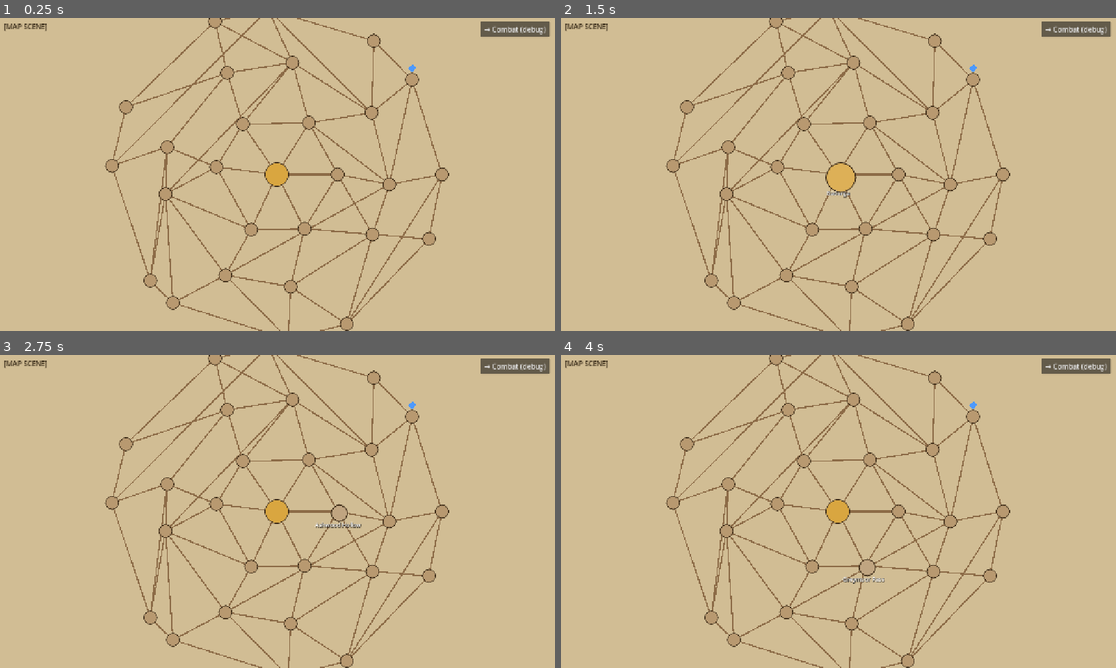
Above: before the commit, frames 1-4 (two rows, left to right).
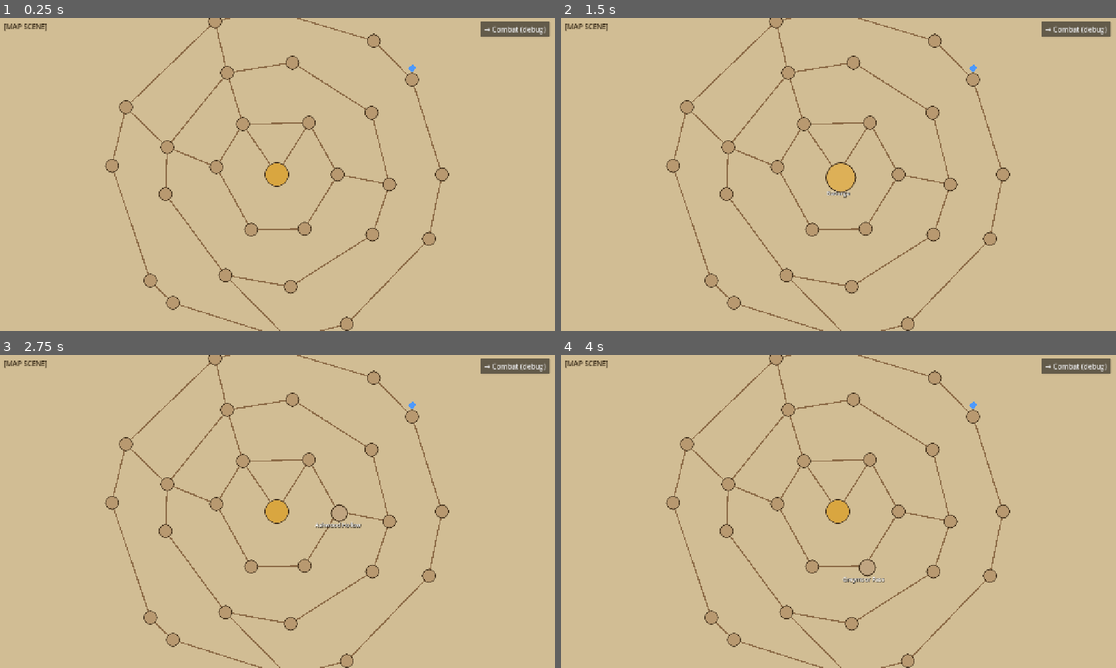
Above: after the commit, the same moments.

Repository: caleb-the-dev/RogueFinder
Game: Godot game, scene res://scenes/map/MapScene.tscn
The game is run twice, just before and just after one commit, with the same random seed, the same clock (stepped at 60 frames per second) and the same inputs. This scene is started directly instead of the project's main scene.
Inputs (mouse positions are in pixels of both pictures, inside the frame that each line leads up to):
- Up to frame 1 (0.25 s): no input
- Up to frame 2 (1.5 s): click (838, 174) at 0.52 s; click (838, 177) at 1.27 s
- Up to frame 3 (2.75 s): click (338, 511) at 2.02 s
- Up to frame 4 (4 s): click (899, 514) at 2.77 s; click (866, 564) at 3.52 s

The runs differ from the first frame. In frame 1, 2.0% of the frame differs, in the area x 21-80%, y 0-100%; in frame 2, 2.0%; in frame 3, 2.0%; in frame 4, 2.0%.

Commit message:
feat(map): pan/drag, scroll zoom, and non-crossing ring edges
- LMB hold + drag pans the map_container; scroll wheel zooms (0.35-2.5x)
  pivoted on cursor; _drag_moved flag prevents click from firing on drag release
- Edge layout redesigned: each ring is a closed neighbor chain only (no chords)
- Inter-ring connections use stratified random gateways (randomized per run):
  hub→inner picks 2 random inner nodes; inner↔middle and middle↔outer each
  use 3 angularly-spread gateways via closest-to-angle matching, keeping edges
  radial and preventing crossings between gateway pairs

Co-Authored-By: Claude Sonnet 4.6 <noreply@anthropic.com>

Diff:
--- a/rogue-finder/scripts/map/MapManager.gd
+++ b/rogue-finder/scripts/map/MapManager.gd
@@ -1,21 +1,37 @@
 class_name MapManager
 extends Node2D
 
-## --- Node Data ---
+## --- Constants ---
 
 const VIEWPORT_SIZE := Vector2(1280.0, 720.0)
-const CENTER := Vector2(640.0, 360.0)
-
-# Each dict: id, position, label, is_hub, is_player_start
-var _node_data: Array[Dictionary] = []
-
-# Edge pairs as [id_a, id_b]
-var _edge_data: Array[Array] = []
-
-# Runtime refs
-var _buttons: Dictionary = {}  # id -> Button
+const CENTER        := Vector2(640.0, 360.0)
+const ZOOM_MIN      := 0.35
+const ZOOM_MAX      := 2.5
+const ZOOM_STEP     := 0.12
+
+## --- Scene Refs ---
+
+var _map_container: Node2D
+var _buttons: Dictionary = {}   # id -> Button
 var _hover_label: Label
 var _player_marker: Polygon2D
+
+## --- Data ---
+
+var _node_data: Array[Dictionary] = []
+var _edge_data: Array[Array] = []
+var _node_map: Dictionary = {}  # id -> Dictionary (fast lookup)
+
+var _inner_ids: Array[String] = []
+var _middle_ids: Array[String] = []
+var _outer_ids: Array[String] = []
+
+## --- Pan State ---
+
+var _is_panning: bool = false
+var _pan_start_mouse: Vector2 = Vector2.ZERO
+var _pan_start_container: Vector2 = Vector2.ZERO
+var _drag_moved: bool = false
 
 ## --- Lifecycle ---
 
@@ -24,146 +40,181 @@
 	_build_edge_data()
 	_build_scene()
 
-
-## --- Data Definitions ---
+# _input (not _unhandled_input) so drag is captured even when the press starts on a Button
+func _input(event: InputEvent) -> void:
+	if event is InputEventMouseButton:
+		var mb := event as InputEventMouseButton
+		match mb.button_index:
+			MOUSE_BUTTON_LEFT:
+				if mb.pressed:
+					_is_panning = true
+					_drag_moved = false
+					_pan_start_mouse = mb.global_position
+					_pan_start_container = _map_container.position
+				else:
+					_is_panning = false
+			MOUSE_BUTTON_WHEEL_UP:
+				_do_zoom(1.0 + ZOOM_STEP, mb.global_position)
+			MOUSE_BUTTON_WHEEL_DOWN:
+				_do_zoom(1.0 - ZOOM_STEP, mb.global_position)
+	elif event is InputEventMouseMotion and _is_panning:
+		var mm := event as InputEventMouseMotion
+		var delta: Vector2 = mm.global_position - _pan_start_mouse
+		if delta.length() > 4.0:
+			_drag_moved = true
+		_map_container.position = _pan_start_container + delta
+
+## --- Pan / Zoom ---
+
+func _do_zoom(factor: float, pivot: Vector2) -> void:
+	var old_scale: float = _map_container.scale.x
+	var new_scale: float = clampf(old_scale * factor, ZOOM_MIN, ZOOM_MAX)
+	var ratio: float = new_scale / old_scale
+	# Keep the pixel under the cursor stationary
+	_map_container.position = pivot + (_map_container.position - pivot) * ratio
+	_map_container.scale = Vector2(new_scale, new_scale)
+
+## --- Node Data ---
 
 func _build_node_data() -> void:
-	# Center hub
-	_node_data.append({
-		"id": "badurga",
-		"position": CENTER,
-		"label": "Badurga",
-		"is_hub": true,
-		"is_player_start": false,
-	})
-
-	# Inner ring — radius 140, 6 nodes
-	var inner_ids := ["node_i0", "node_i1", "node_i2", "node_i3", "node_i4", "node_i5"]
-	var inner_labels := ["Ashwood Hollow", "Greymoor Pass", "Ironveil Ford", "Saltfen Reach", "Dunmarch Gate", "The Pale Crossing"]
-	var inner_offsets := [0.0, 3.0, -5.0, 7.0, -4.0, 2.0]  # degree nudges for natural feel
+	_add_node("badurga", CENTER, 0.0, "Badurga", true, false)
+
+	# Inner ring — 6 nodes, radius 140
+	_inner_ids = ["node_i0", "node_i1", "node_i2", "node_i3", "node_i4", "node_i5"]
+	var inner_labels: Array[String] = [
+		"Ashwood Hollow", "Greymoor Pass", "Ironveil Ford",
+		"Saltfen Reach", "Dunmarch Gate", "The Pale Crossing",
+	]
+	var inner_offsets: Array[float] = [0.0, 3.0, -5.0, 7.0, -4.0, 2.0]
 	for i in range(6):
 		var angle := deg_to_rad(i * 60.0 + inner_offsets[i])
-		_node_data.append({
-			"id": inner_ids[i],
-			"position": CENTER + Vector2(cos(angle), sin(angle)) * 140.0,
-			"label": inner_labels[i],
-			"is_hub": false,
-			"is_player_start": false,
-		})
-
-	# Middle ring — radius 260, 9 nodes
-	var mid_ids := ["node_m0", "node_m1", "node_m2", "node_m3", "node_m4", "node_m5", "node_m6", "node_m7", "node_m8"]
-	var mid_labels := ["Fenmark Road", "Crownwood Trail", "Veldthorn Outpost", "Harrowed Fen", "Stonewatch Ridge", "Cinder Gorge", "Bleak Mire", "Thornback Camp", "Ravenscar Hill"]
-	var mid_offsets := [5.0, -8.0, 3.0, -3.0, 10.0, -6.0, 4.0, -2.0, 7.0]
+		_add_node(_inner_ids[i], CENTER + Vector2(cos(angle), sin(angle)) * 140.0,
+				angle, inner_labels[i], false, false)
+
+	# Middle ring — 9 nodes, radius 260
+	_middle_ids = ["node_m0", "node_m1", "node_m2", "node_m3", "node_m4",
+				   "node_m5", "node_m6", "node_m7", "node_m8"]
+	var mid_labels: Array[String] = [
+		"Fenmark Road", "Crownwood Trail", "Veldthorn Outpost",
+		"Harrowed Fen", "Stonewatch Ridge", "Cinder Gorge",
+		"Bleak Mire", "Thornback Camp", "Ravenscar Hill",
+	]
+	var mid_offsets: Array[float] = [5.0, -8.0, 3.0, -3.0, 10.0, -6.0, 4.0, -2.0, 7.0]
 	for i in range(9):
 		var angle := deg_to_rad(i * 40.0 + mid_offsets[i])
-		_node_data.append({
-			"id": mid_ids[i],
-			"position": CENTER + Vector2(cos(angle), sin(angle)) * 260.0,
-			"label": mid_labels[i],
-			"is_hub": false,
-			"is_player_start": false,
-		})
-
-	# Outer ring — radius 380, 12 nodes
-	var out_ids := ["node_o0", "node_o1", "node_o2", "node_o3", "node_o4", "node_o5", "node_o6", "node_o7", "node_o8", "node_o9", "node_o10", "node_o11"]
-	var out_labels := ["Coldwater Landing", "Bramblegate", "Ember Fields", "Wychwood Crossing", "Northfen Approach", "The Sunken Road", "Gravel Watch", "Ashford Ruins", "Moorvale Pass", "Duskwall Junction", "Saltmarch End", "The Last Waypost"]
-	var out_offsets := [0.0, -7.0, 5.0, -4.0, 9.0, -10.0, 3.0, -6.0, 8.0, -3.0, 6.0, -5.0]
+		_add_node(_middle_ids[i], CENTER + Vector2(cos(angle), sin(angle)) * 260.0,
+				angle, mid_labels[i], false, false)
+
+	# Outer ring — 12 nodes, radius 380
+	var out_labels: Array[String] = [
+		"Coldwater Landing", "Bramblegate", "Ember Fields", "Wychwood Crossing",
+		"Northfen Approach", "The Sunken Road", "Gravel Watch", "Ashford Ruins",
+		"Moorvale Pass", "Duskwall Junction", "Saltmarch End", "The Last Waypost",
+	]
+	var out_offsets: Array[float] = [0.0, -7.0, 5.0, -4.0, 9.0, -10.0, 3.0, -6.0, 8.0, -3.0, 6.0, -5.0]
 	for i in range(12):
+		var oid := "node_o%d" % i
+		_outer_ids.append(oid)
 		var angle := deg_to_rad(i * 30.0 + out_offsets[i])
-		_node_data.append({
-			"id": out_ids[i],
-			"position": CENTER + Vector2(cos(angle), sin(angle)) * 380.0,
-			"label": out_labels[i],
-			"is_hub": false,
-			"is_player_start": false,
-		})
+		_add_node(oid, CENTER + Vector2(cos(angle), sin(angle)) * 380.0,
+				angle, out_labels[i], false, false)
 
 	# Mark one outer node as player start
-	_node_data[-1]["is_player_start"] = true  # "The Last Waypost"
-
+	_node_data[-1]["is_player_start"] = true
+	_node_map["node_o11"]["is_player_start"] = true
+
+func _add_node(id: String, pos: Vector2, angle: float, label: String,
+		is_hub: bool, is_player_start: bool) -> void:
+	var nd := {
+		"id": id, "position": pos, "angle": angle,
+		"label": label, "is_hub": is_hub, "is_player_start": is_player_start,
+	}
+	_node_data.append(nd)
+	_node_map[id] = nd
+
+## --- Edge Data ---
 
 func _build_edge_data() -> void:
-	# Hub to all inner ring
-	for i in range(6):
-		_edge_data.append(["badurga", "node_i%d" % i])
-
-	# Inner ring — chain with wrap
-	for i in range(6):
-		_edge_data.append(["node_i%d" % i, "node_i%d" % ((i + 1) % 6)])
-
-	# Inner → middle spokes (each inner connects to 1–2 mid nodes)
-	var inner_to_mid: Array[Array] = [
-		["node_i0", "node_m0"], ["node_i0", "node_m1"],
-		["node_i1", "node_m1"], ["node_i1", "node_m2"],
-		["node_i2", "node_m3"], ["node_i2", "node_m4"],
-		["node_i3", "node_m4"], ["node_i3", "node_m5"],
-		["node_i4", "node_m6"], ["node_i4", "node_m7"],
-		["node_i5", "node_m7"], ["node_i5", "node_m8"], ["node_i5", "node_m0"],
-	]
-	for edge in inner_to_mid:
-		_edge_data.append(edge)
-
-	# Middle ring — chain with wrap + skip some for irregular feel
-	for i in range(9):
-		_edge_data.append(["node_m%d" % i, "node_m%d" % ((i + 1) % 9)])
-	# A few chord edges across the middle ring
-	_edge_data.append(["node_m0", "node_m3"])
-	_edge_data.append(["node_m4", "node_m7"])
-
-	# Middle → outer spokes (each mid connects to 1–2 outer nodes)
-	var mid_to_out: Array[Array] = [
-		["node_m0", "node_o0"], ["node_m0", "node_o11"],
-		["node_m1", "node_o1"], ["node_m1", "node_o2"],
-		["node_m2", "node_o2"], ["node_m2", "node_o3"],
-		["node_m3", "node_o3"], ["node_m3", "node_o4"],
-		["node_m4", "node_o4"], ["node_m4", "node_o5"],
-		["node_m5", "node_o5"], ["node_m5", "node_o6"],
-		["node_m6", "node_o7"], ["node_m6", "node_o8"],
-		["node_m7", "node_o8"], ["node_m7", "node_o9"],
-		["node_m8", "node_o9"], ["node_m8", "node_o10"], ["node_m8", "node_o11"],
-	]
-	for edge in mid_to_out:
-		_edge_data.append(edge)
-
-	# Outer ring — chain with wrap
-	for i in range(12):
-		_edge_data.append(["node_o%d" % i, "node_o%d" % ((i + 1) % 12)])
-	# A couple skip-edges in the outer ring
-	_edge_data.append(["node_o0", "node_o2"])
-	_edge_data.append(["node_o6", "node_o9"])
-
+	# Each ring is a simple closed chain — no chords, so no crossings within the ring
+	_connect_ring(_inner_ids)
+	_connect_ring(_middle_ids)
+	_connect_ring(_outer_ids)
+
+	# Hub → inner: 2 randomly selected inner nodes
+	_connect_hub_random(2)
+
+	# Inter-ring gateways: stratified random angles guarantee spread + no crossings
+	# 3 gateways each; randomized per run
+	_connect_gateways(_inner_ids, _middle_ids, 3)
+	_connect_gateways(_middle_ids, _outer_ids, 3)
+
+func _connect_ring(ids: Array[String]) -> void:
+	var n := ids.size()
+	for i in range(n):
+		_edge_data.append([ids[i], ids[(i + 1) % n]])
+
+func _connect_hub_random(count: int) -> void:
+	var shuffled: Array[String] = _inner_ids.duplicate()
+	shuffled.shuffle()
+	for i in range(mini(count, shuffled.size())):
+		_edge_data.append(["badurga", shuffled[i]])
+
+# Divides the full circle into `count` equal sectors and picks one random angle
+# per sector. For each angle the angularly closest node in each ring is connected.
+# Stratification ensures gateways are spread around the map rather than clustered,
+# and using closest-to-angle (rather than random pairs) keeps the edges radial.
+func _connect_gateways(ring_a: Array[String], ring_b: Array[String], count: int) -> void:
+	var sector := TAU / float(count)
+	var used_pairs: Dictionary = {}
+	for i in range(count):
+		var angle := i * sector + randf() * sector
+		var a_id := _closest_to_angle(ring_a, angle)
+		var b_id := _closest_to_angle(ring_b, angle)
+		var key := a_id + "|" + b_id
+		if not used_pairs.has(key):
+			used_pairs[key] = true
+			_edge_data.append([a_id, b_id])
+
+# Returns the id whose stored angle is closest to target, wrapping correctly
+func _closest_to_angle(ids: Array[String], target: float) -> String:
+	var best_id: String = ids[0]
+	var best_dist: float = TAU
+	for id in ids:
+		var diff: float = fposmod(_node_map[id]["angle"] - target, TAU)
+		if diff > PI:
+			diff = TAU - diff
+		if diff < best_dist:
+			best_dist = diff
+			best_id = id
+	return best_id
 
 ## --- Scene Construction ---
 
 func _build_scene() -> void:
 	_add_background()
-	_add_placeholder_label()
-	_add_debug_combat_button()
+	_add_ui_chrome()
+	_create_map_container()
 	_add_edges()
 	_add_nodes()
 	_add_hover_label()
-
 
 func _add_background() -> void:
 	var bg := ColorRect.new()
 	bg.size = VIEWPORT_SIZE
 	bg.color = Color(0.82, 0.74, 0.58)
+	bg.mouse_filter = Control.MOUSE_FILTER_IGNORE
 	add_child(bg)
 
-
-func _add_placeholder_label() -> void:
+func _add_ui_chrome() -> void:
 	var lbl := Label.new()
 	lbl.text = "[MAP SCENE]"
 	lbl.position = Vector2(12.0, 8.0)
-	var settings := LabelSettings.new()
-	settings.font_size = 16
-	settings.font_color = Color(0.2, 0.15, 0.08)
-	lbl.label_settings = settings
+	var s := LabelSettings.new()
+	s.font_size = 16
+	s.font_color = Color(0.2, 0.15, 0.08)
+	lbl.label_settings = s
 	add_child(lbl)
 
-
-func _add_debug_combat_button() -> void:
 	var btn := Button.new()
 	btn.text = "→ Combat (debug)"
 	btn.size = Vector2(160.0, 36.0)
@@ -171,147 +222,127 @@
 	btn.pressed.connect(_on_debug_combat_pressed)
 	add_child(btn)
 
+func _create_map_container() -> void:
+	_map_container = Node2D.new()
+	add_child(_map_container)
 
 func _add_edges() -> void:
-	# Build a lookup from id to position first
-	var pos_map: Dictionary = {}
-	for nd in _node_data:
-		pos_map[nd["id"]] = nd["position"]
-
 	for edge in _edge_data:
 		var a: String = edge[0]
 		var b: String = edge[1]
-		if not pos_map.has(a) or not pos_map.has(b):
-			continue
 		var line := Line2D.new()
-		line.add_point(pos_map[a])
-		line.add_point(pos_map[b])
+		line.add_point(_node_map[a]["position"])
+		line.add_point(_node_map[b]["position"])
 		line.default_color = Color(0.55, 0.42, 0.28)
 		line.width = 3.0
-		add_child(line)
-
+		_map_container.add_child(line)
 
 func _add_nodes() -> void:
 	for nd in _node_data:
-		var is_hub: bool = nd["is_hub"]
-		var node_size := Vector2(56.0, 56.0) if is_hub else Vector2(32.0, 32.0)
-		var node_color := Color(0.85, 0.65, 0.25) if is_hub else Color(0.72, 0.60, 0.44)
+		var is_hub: bool  = nd["is_hub"]
+		var node_size     := Vector2(56.0, 56.0) if is_hub else Vector2(32.0, 32.0)
+		var node_color    := Color(0.85, 0.65, 0.25) if is_hub else Color(0.72, 0.60, 0.44)
+		var radius        := int(node_size.x * 0.5)
 
 		var btn := Button.new()
-		btn.size = node_size
-		# Center the button on its map position
+		btn.size     = node_size
 		btn.position = nd["position"] - node_size * 0.5
 
-		# StyleBoxFlat circle appearance
 		var style := StyleBoxFlat.new()
 		style.bg_color = node_color
-		style.corner_radius_top_left = int(node_size.x * 0.5)
-		style.corner_radius_top_right = int(node_size.x * 0.5)
-		style.corner_radius_bottom_left = int(node_size.x * 0.5)
-		style.corner_radius_bottom_right = int(node_size.x * 0.5)
-		style.border_width_left = 2
-		style.border_width_right = 2
-		style.border_width_top = 2
+		style.corner_radius_top_left    = radius
+		style.corner_radius_top_right   = radius
+		style.corner_radius_bottom_left = radius
+		style.corner_radius_bottom_right = radius
+		style.border_width_left   = 2
+		style.border_width_right  = 2
+		style.border_width_top    = 2
 		style.border_width_bottom = 2
 		style.border_color = Color(0.25, 0.18, 0.10)
 		btn.add_theme_stylebox_override("normal", style)
 
-		# Hover style — slightly brighter so we can tell hover works
 		var hover_style := style.duplicate() as StyleBoxFlat
 		hover_style.bg_color = node_color.lightened(0.12)
 		btn.add_theme_stylebox_override("hover", hover_style)
 
-		# Store style refs on the button using metadata so hover callbacks can tint
-		btn.set_meta("node_id", nd["id"])
-		btn.set_meta("node_label", nd["label"])
-		btn.set_meta("base_color", node_color)
-		btn.set_meta("is_hub", is_hub)
+		btn.set_meta("node_id",      nd["id"])
+		btn.set_meta("node_label",   nd["label"])
+		btn.set_meta("base_color",   node_color)
+		btn.set_meta("is_hub",       is_hub)
 		btn.set_meta("normal_style", style)
+		btn.set_meta("map_pos",      nd["position"])
 
 		btn.mouse_entered.connect(_on_node_hover_enter.bind(btn))
 		btn.mouse_exited.connect(_on_node_hover_exit.bind(btn))
 		btn.pressed.connect(_on_node_clicked.bind(nd["id"]))
 
-		add_child(btn)
+		_map_container.add_child(btn)
 		_buttons[nd["id"]] = btn
 
-		# Player start marker
 		if nd["is_player_start"]:
 			_add_player_marker(nd["position"])
 
-
 func _add_player_marker(map_pos: Vector2) -> void:
 	_player_marker = Polygon2D.new()
-	# Diamond: top, right, bottom, left — ±10px
 	_player_marker.polygon = PackedVector2Array([
-		Vector2(0.0, -10.0),
-		Vector2(10.0, 0.0),
-		Vector2(0.0, 10.0),
-		Vector2(-10.0, 0.0),
+		Vector2(0.0, -10.0), Vector2(10.0, 0.0),
+		Vector2(0.0,  10.0), Vector2(-10.0, 0.0),
 	])
 	_player_marker.color = Color(0.3, 0.6, 1.0)
-	# Center above the node circle
 	_player_marker.position = map_pos + Vector2(0.0, -26.0)
-	add_child(_player_marker)
-
+	_map_container.add_child(_player_marker)
 
 func _add_hover_label() -> void:
 	_hover_label = Label.new()
 	_hover_label.visible = false
 	_hover_label.z_index = 10
-	var settings := LabelSettings.new()
-	settings.font_size = 13
-	settings.font_color = Color.WHITE
-	settings.shadow_color = Color(0.0, 0.0, 0.0, 0.8)
-	settings.shadow_offset = Vector2(1.0, 1.0)
-	_hover_label.label_settings = settings
-	add_child(_hover_label)
-
+	var s := LabelSettings.new()
+	s.font_size    = 13
+	s.font_color   = Color.WHITE
+	s.shadow_color  = Color(0.0, 0.0, 0.0, 0.8)
+	s.shadow_offset = Vector2(1.0, 1.0)
+	_hover_label.label_settings = s
+	# Inside container so it pans/zooms with the map
+	_map_container.add_child(_hover_label)
 
 ## --- Hover Callbacks ---
 
 func _on_node_hover_enter(btn: Button) -> void:
-	var node_label: String = btn.get_meta("node_label")
-	var is_hub: bool = btn.get_meta("is_hub")
-	var map_pos: Vector2 = btn.position + btn.size * 0.5
-
-	# Position label centered below node
-	_hover_label.text = node_label
+	var map_pos: Vector2 = btn.get_meta("map_pos")
+	var is_hub: bool     = btn.get_meta("is_hub")
+
+	_hover_label.text    = btn.get_meta("node_label")
 	_hover_label.visible = true
-	# Measure text width after setting so we can center it
+	# Wait one frame for the label's size to be computed before centering it
 	await get_tree().process_frame
-	var label_width: float = _hover_label.size.x
-	_hover_label.position = map_pos + Vector2(-label_width * 0.5, btn.size.y * 0.5 + 6.0)
-
-	# Scale tween
+	var lw: float = _hover_label.size.x
+	_hover_label.position = map_pos + Vector2(-lw * 0.5, btn.size.y * 0.5 + 6.0)
+
 	var tween := create_tween()
 	tween.tween_property(btn, "scale", Vector2(1.25, 1.25), 0.12).set_trans(Tween.TRANS_QUAD)
 
-	# Hub gets a gold tint
 	if is_hub:
 		var style: StyleBoxFlat = btn.get_meta("normal_style")
 		tween.parallel().tween_property(style, "bg_color", Color(1.0, 0.85, 0.4), 0.12)
 
-
 func _on_node_hover_exit(btn: Button) -> void:
 	_hover_label.visible = false
-
-	var is_hub: bool = btn.get_meta("is_hub")
-	var base_color: Color = btn.get_meta("base_color")
+	var is_hub: bool   = btn.get_meta("is_hub")
+	var base: Color    = btn.get_meta("base_color")
 
 	var tween := create_tween()
 	tween.tween_property(btn, "scale", Vector2(1.0, 1.0), 0.10).set_trans(Tween.TRANS_QUAD)
 
 	if is_hub:
 		var style: StyleBoxFlat = btn.get_meta("normal_style")
-		tween.parallel().tween_property(style, "bg_color", base_color, 0.10)
-
-
-## --- Click / Debug Callbacks ---
+		tween.parallel().tween_property(style, "bg_color", base, 0.10)
+
+## --- Click / Debug ---
 
 func _on_node_clicked(node_id: String) -> void:
+	if _drag_moved:
+		return
 	print("Clicked: ", node_id)
-
 
 func _on_debug_combat_pressed() -> void:
 	get_tree().change_scene_to_file("res://scenes/combat/CombatScene3D.tscn")
Not shown, changed: docs/map_directories/map_scene.md
